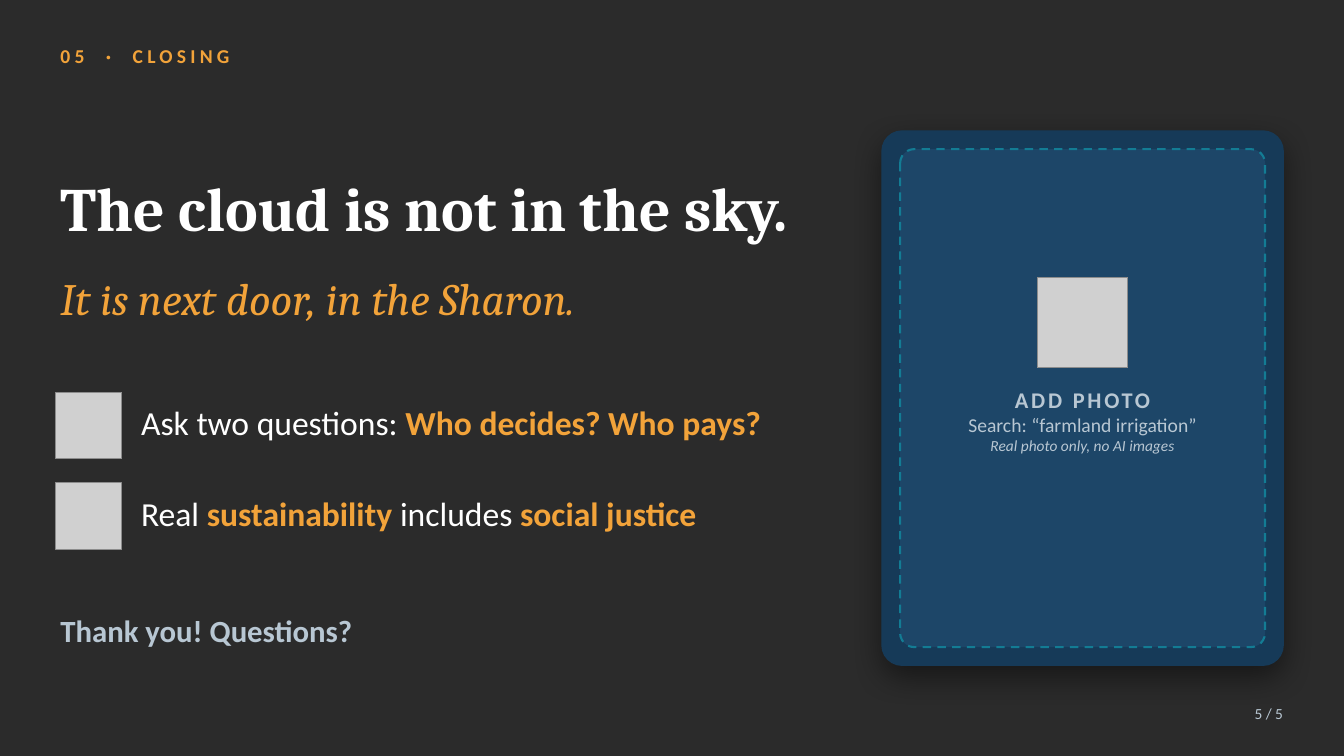
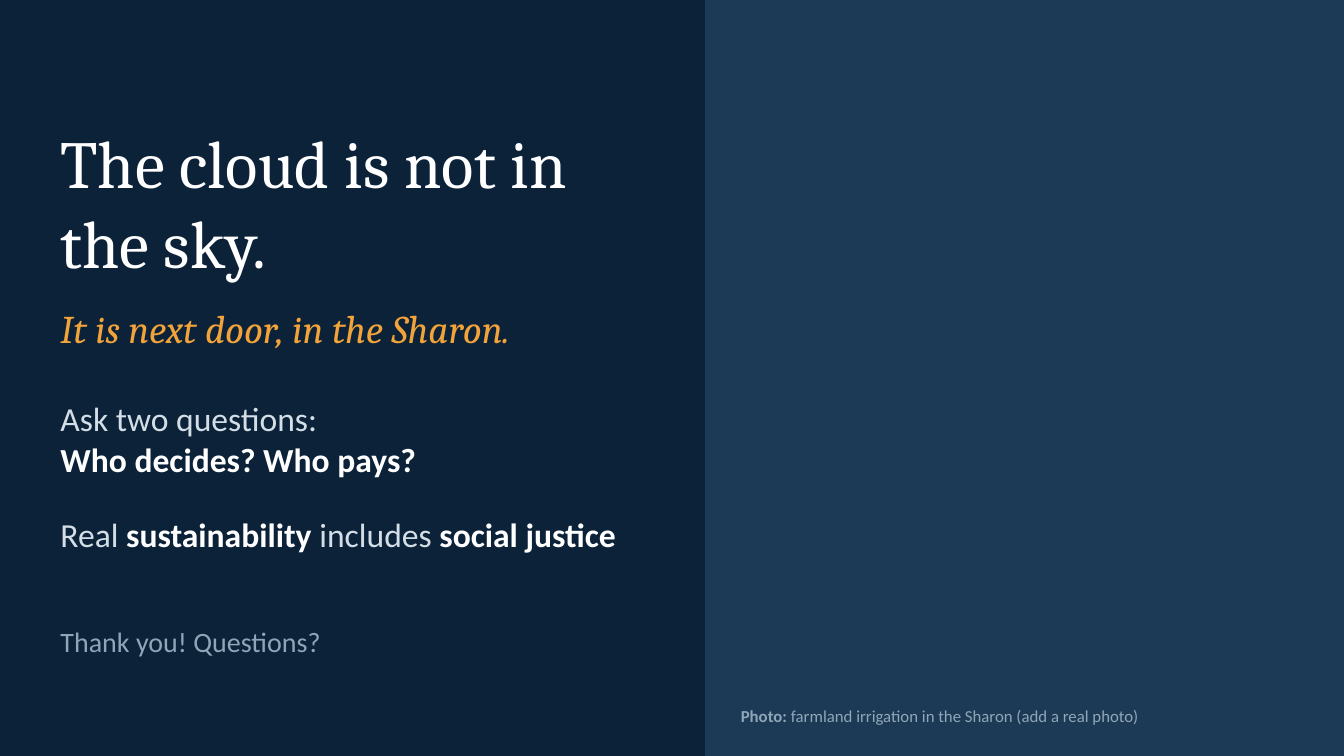
Before and after one commit to dekelelely/dekel12, a slide deck: slide 5 of ai-water-deck.pptx. Drawn at 1344x756 pixels with LibreOffice and Linux fonts; fonts in the diff are those of the drawing; grey boxes stand for pictures; background and template pictures are left out; a plain dark background stands for a picture behind light text. Boxes give left, top, right and bottom in pixels: in the first picture for what was removed or moved away, otherwise in the second. Text is boxed around its words. In the diff, an @@ line names an element or a change of style, - is before the commit and + after.

```diff
--- a/ai-water-deck.pptx
+++ b/ai-water-deck.pptx
@@ background picture (left out) to #0B2239 @@
@@ rectangle added at (x1=706, y1=0, x2=1344, y2=756), fill #1C3A55, outline #1C3A55 1 pt @@
@@ text removed at (x1=60, y1=50, x2=230, y2=63) @@
-05 · CLOSING
@@ text "The cloud is not in ..." moved from (x1=60, y1=188, x2=788, y2=245) to (x1=60, y1=141, x2=567, y2=283) @@
@@ text "The cloud is not in ..." at (x1=60, y1=141, x2=567, y2=283): size 44 to 48 pt, bold off; vertical alignment middle to bottom @@
@@ rounded rectangle removed at (x1=882, y1=131, x2=1284, y2=665) @@
@@ rounded rectangle removed at (x1=900, y1=149, x2=1265, y2=647) @@
@@ text "It is next door, in ..." moved from (x1=60, y1=284, x2=574, y2=321) to (x1=60, y1=315, x2=510, y2=348) @@
@@ text "It is next door, in ..." at (x1=60, y1=315, x2=510, y2=348): size 32 to 28 pt @@
@@ picture removed at (x1=1037, y1=277, x2=1128, y2=368) @@
@@ picture removed at (x1=55, y1=392, x2=122, y2=459) @@
@@ text at (x1=60, y1=407, x2=416, y2=478): text changed; text colour #F2A33A to #FFFFFF @@
-Ask two questions: Who decides? Who pays?
+Ask two questions:
+Who decides? Who pays?
@@ text "Ask two questions:" at (x1=60, y1=407, x2=416, y2=478): vertical alignment middle to top @@
@@ text removed at (x1=968, y1=418, x2=1197, y2=454) @@
-ADD PHOTO
-Search: “farmland irrigation”
-Real photo only, no AI images
@@ picture removed at (x1=55, y1=483, x2=122, y2=549) @@
@@ text "Real sustainability includes social justice" moved from (x1=141, y1=502, x2=696, y2=532) to (x1=60, y1=523, x2=616, y2=553) @@
@@ text "Real sustainability includes social justice" at (x1=60, y1=523, x2=616, y2=553): text colour #FFFFFF to #D3DEE6 in "Real includes"; text colour #F2A33A to #FFFFFF in "sustainability social justice"; vertical alignment middle to top @@
@@ text "Thank you! Questions?" moved from (x1=60, y1=620, x2=353, y2=647) to (x1=60, y1=632, x2=320, y2=657) @@
@@ text "Thank you! Questions?" at (x1=60, y1=632, x2=320, y2=657): size 22 to 20 pt, text colour #B8C7D3 to #8FA6B8, bold off; vertical alignment middle to top @@
@@ text added at (x1=741, y1=710, x2=1138, y2=725), 12 pt, text #8FA6B8 @@
+Photo: farmland irrigation in the Sharon (add a real photo)
@@ text removed at (x1=1255, y1=709, x2=1283, y2=719) @@
-5 / 5
```
Also in this commit, not shown: 4 other slides changed.
